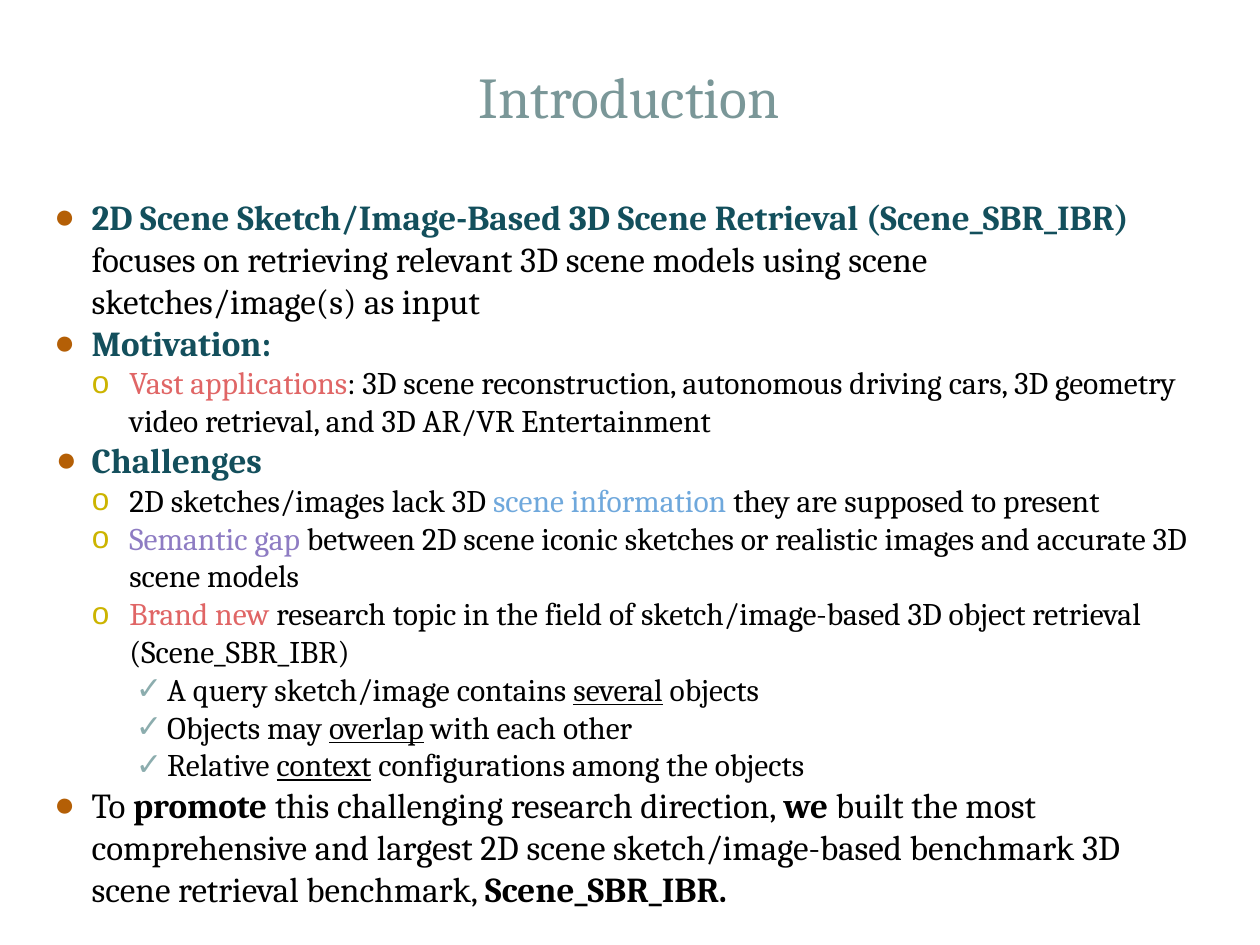
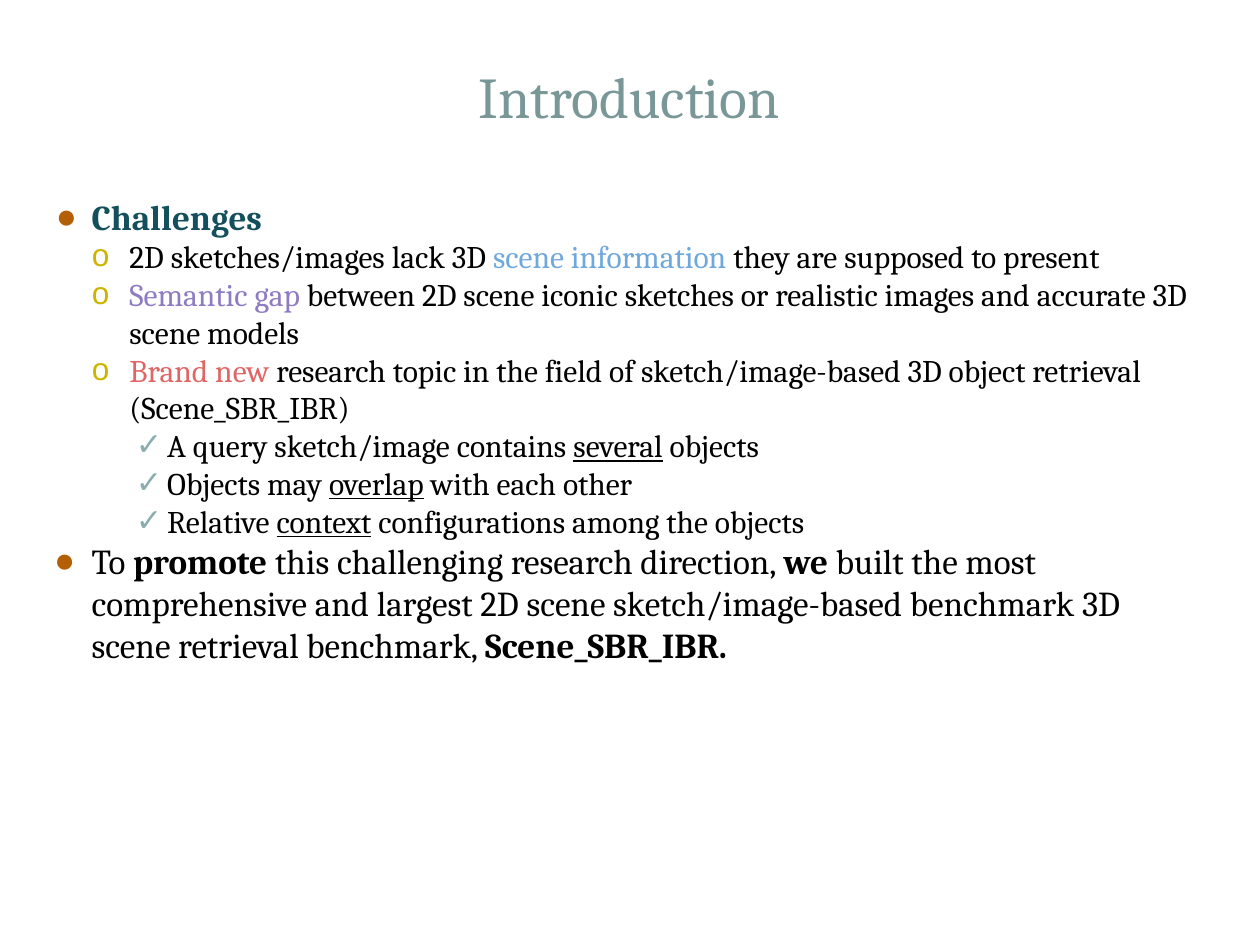
Before and after one commit to Hammania689/shrec_2019, a slide deck: slide 4 of mipr_slides/MIPR.pptx (slide 3 before the commit). Drawn at 1260x945 pixels with LibreOffice and Linux fonts; fonts in the diff are those of the drawing. Boxes give left, top, right and bottom in pixels: in the first picture for what was removed or moved away, otherwise in the second. Text is boxed around its words. In the diff, an @@ line names an element or a change of style, - is before the commit and + after.

```diff
--- a/mipr_slides/MIPR.pptx
+++ b/mipr_slides/MIPR.pptx
@@ text at <box>92,204,1175,436</box>: paragraphs removed @@
-● 2D Scene Sketch/Image-Based 3D Scene Retrieval (Scene_SBR_IBR) focuses on retrieving relevant 3D scene models using scene sketches/image(s) as input
-● Motivation:
-  o Vast applications: 3D scene reconstruction, autonomous driving cars, 3D geometry video retrieval, and 3D AR/VR Entertainment
```
Also in this commit, not shown: 11 other slides changed, 13 slides added, 2 other files.
